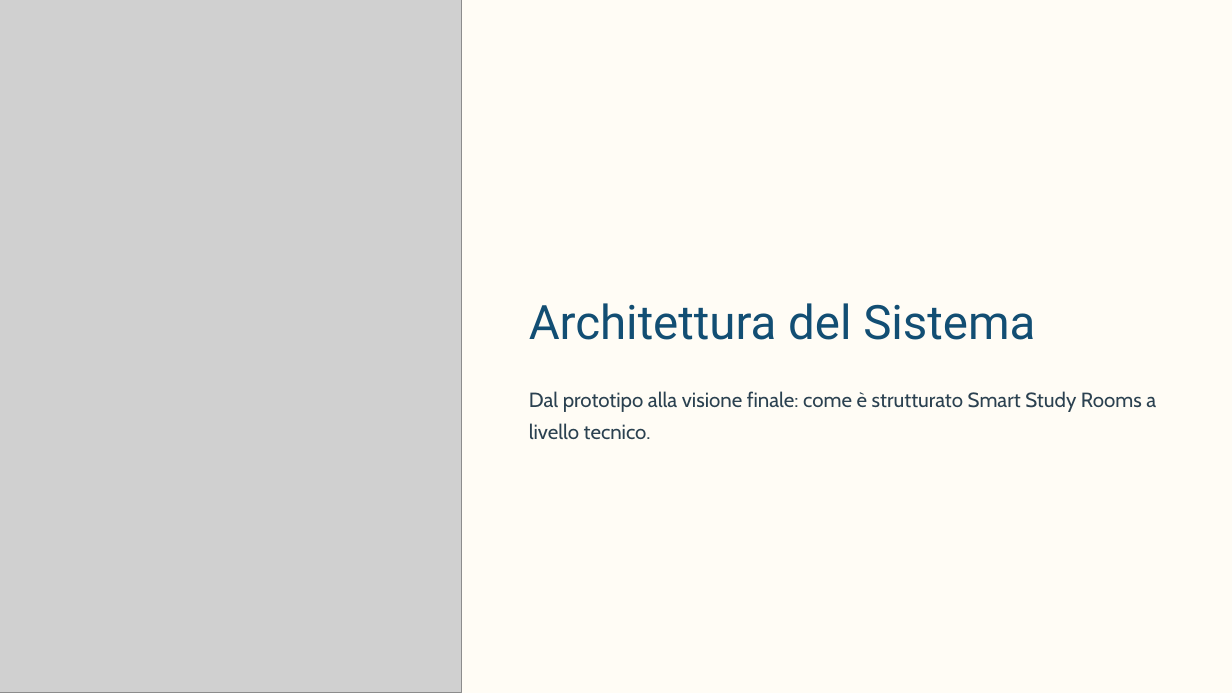
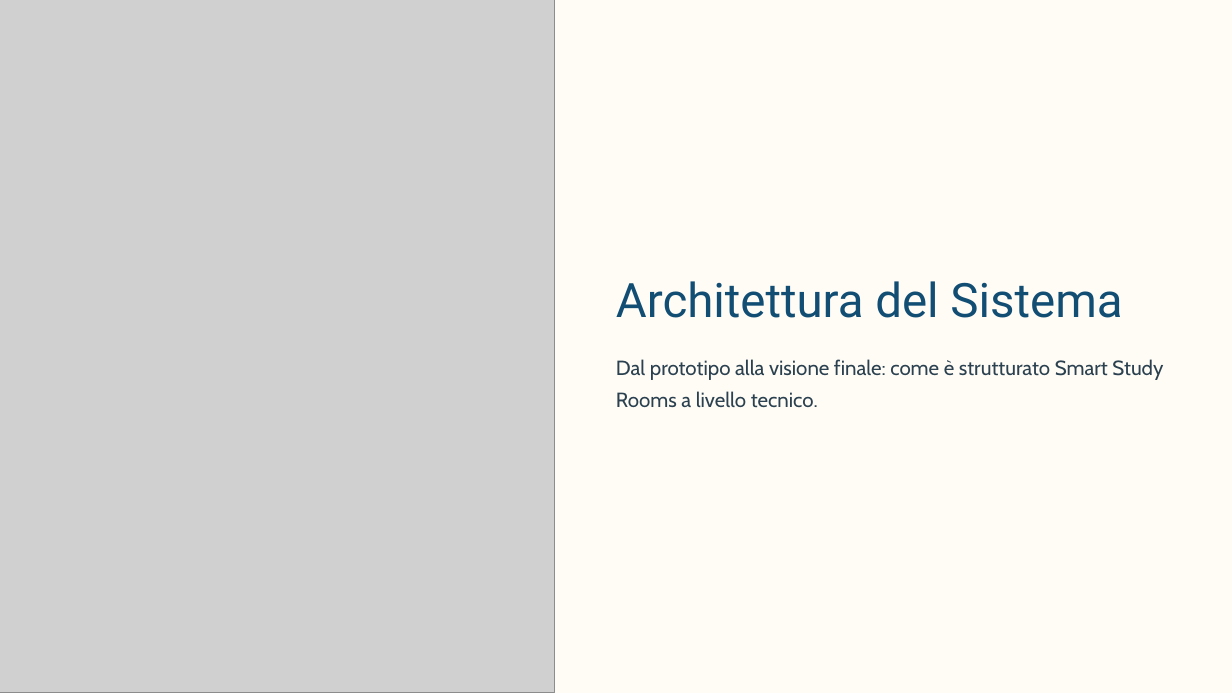
Before and after one commit to leolevro00/Smart-Study-Rooms, a slide deck: slide 5 of presentation/Smart-Study-Rooms.pptx. Drawn at 1232x693 pixels with LibreOffice and Linux fonts; fonts in the diff are those of the drawing; grey boxes stand for pictures; background and template pictures are left out. Boxes give left, top, right and bottom in pixels: in the first picture for what was removed or moved away, otherwise in the second. Text is boxed around its words. In the diff, an @@ line names an element or a change of style, - is before the commit and + after.

Commit message:
commit presentazione finale

```diff
--- a/presentation/Smart-Study-Rooms.pptx
+++ b/presentation/Smart-Study-Rooms.pptx
@@ picture: place and size @@
-picture at (0, 0, 462, 693)
+picture at (0, 0, 555, 693)
@@ text "Architettura del Sistema": place and size @@
-text "Architettura del Sistema" at (529, 303, 1035, 340)
+text "Architettura del Sistema" at (616, 281, 1122, 318)
@@ text "Dal prototipo alla visione finale: ..." rewrapped from (529, 391, 1156, 440) to (616, 359, 1163, 408) @@
```
Also in this commit, not shown: 5 other slides changed.
